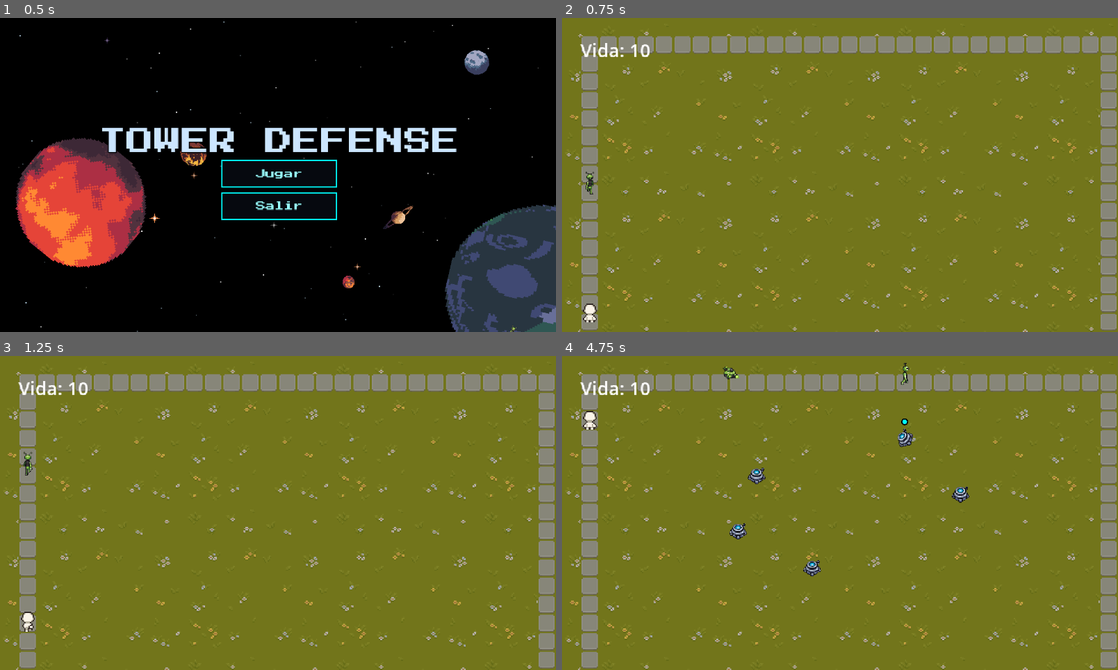
Above: before the commit, frames 1-4 (two rows, left to right).
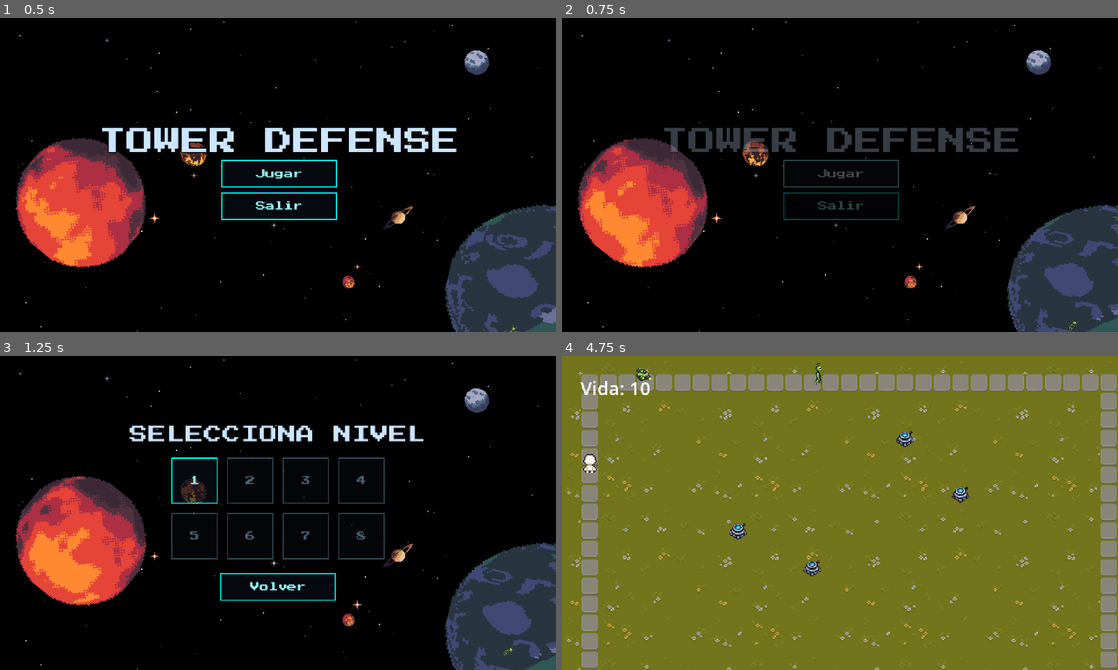
Above: after the commit, the same moments.

Repository: D4MC04/proyecto_dam2b
Game: Godot game, scene res://scenes/main_menu.tscn
Same seed, same stepped clock (60 frames per second), same inputs: the game is played once before the commit and once after it.
Inputs (mouse positions are in pixels of both pictures, inside the frame that each line leads up to):
- Up to frame 1 (0.5 s): no input
- Up to frame 2 (0.75 s): click "Jugar" at 0.5 s
- Up to frame 3 (1.25 s): no input
- Up to frame 4 (4.75 s): click (756, 481) at 1.25 s, where only the run after the commit has a clickable "1"; tap Enter at 2 s; move the mouse to (962, 497) at 2.02 s; tap R every 0.75 s from 2.1 to 4.35 s; click (962, 497) at 2.17 s; move the mouse to (728, 528) at 2.77 s; click (728, 528) at 2.92 s; move the mouse to (895, 443) at 3.52 s; click (895, 443) at 3.67 s; move the mouse to (812, 575) at 4.27 s; click (812, 575) at 4.42 s

Frame 1 is identical in both runs. In frame 2, 100% of the frame differs, in the area x 0-100%, y 0-100%; in frame 3, 100%; in frame 4, 0.7%.

Commit message:
Añadir pantalla de selección de niveles al menú principal
"Jugar" hace un fundido del menú a una rejilla de niveles. Solo el
Nivel 1 está desbloqueado y carga level.tscn; los niveles 2-8 son
casillas bloqueadas de relleno. Botón "Volver" para regresar al menú.
Estilo disabled añadido al tema para las casillas bloqueadas.

Co-Authored-By: Claude Opus 5.5 <noreply@anthropic.com>

Diff:
--- a/assets/ui/menu_theme.tres
+++ b/assets/ui/menu_theme.tres
@@ -26,13 +26,23 @@
 border_width_bottom = 1
 border_color = Color(0, 0.7, 0.75, 1)
 
+[sub_resource type="StyleBoxFlat" id="StyleBoxFlat_disabled"]
+bg_color = Color(0.03, 0.04, 0.06, 0.5)
+border_width_left = 1
+border_width_top = 1
+border_width_right = 1
+border_width_bottom = 1
+border_color = Color(0.2, 0.3, 0.35, 1)
+
 [resource]
 default_font = ExtResource("1_font")
 Button/colors/font_color = Color(0.6, 1, 1, 1)
+Button/colors/font_disabled_color = Color(0.3, 0.4, 0.45, 1)
 Button/colors/font_focus_color = Color(0.6, 1, 1, 1)
 Button/colors/font_hover_color = Color(1, 1, 1, 1)
 Button/colors/font_pressed_color = Color(0, 0.7, 0.75, 1)
 Button/font_sizes/font_size = 8
+Button/styles/disabled = SubResource("StyleBoxFlat_disabled")
 Button/styles/focus = SubResource("StyleBoxFlat_normal")
 Button/styles/hover = SubResource("StyleBoxFlat_hover")
 Button/styles/normal = SubResource("StyleBoxFlat_normal")
--- a/scenes/main_menu.tscn
+++ b/scenes/main_menu.tscn
@@ -61,7 +61,7 @@
 position = Vector2(477.10352, 242.0957)
 rotation = 0.2268928
 scale = Vector2(1.8779294, 1.598086)
-frame_progress = 0.94719
+frame_progress = 0.5244348
 speed_scale = 0.5
 sheet = ExtResource("10_planeta1")
 fps = 3.0
@@ -71,7 +71,7 @@
 position = Vector2(411.52454, 38.20743)
 rotation = 0.46251225
 scale = Vector2(0.47721493, 0.46993628)
-frame_progress = 0.6490512
+frame_progress = 0.8913286
 speed_scale = 0.5
 sheet = ExtResource("7_1ajci")
 fps = 7.0
@@ -81,7 +81,7 @@
 position = Vector2(69.99999, 160.99998)
 rotation = 3.822271
 scale = Vector2(1.5076561, 1.4725642)
-frame_progress = 0.45135924
+frame_progress = 0.06861142
 speed_scale = 0.07
 sheet = ExtResource("9_rcqid")
 fps = 60.0
@@ -91,7 +91,7 @@
 position = Vector2(166.99998, 117.6)
 rotation = 3.822271
 scale = Vector2(0.51869583, 0.47507852)
-frame_progress = 0.24360618
+frame_progress = 0.06861142
 speed_scale = 0.07
 sheet = ExtResource("9_1ajci")
 fps = 60.0
@@ -101,7 +101,7 @@
 position = Vector2(344.00003, 173)
 rotation = 3.132866
 scale = Vector2(0.40685415, 0.3730729)
-frame_progress = 0.12436188
+frame_progress = 0.06861142
 speed_scale = 0.07
 sheet = ExtResource("10_1ajci")
 fps = 60.0
@@ -111,7 +111,7 @@
 position = Vector2(301, 229)
 rotation = 3.132866
 scale = Vector2(0.3549205, 0.3730729)
-frame_progress = 0.17145768
+frame_progress = 0.06861142
 speed_scale = 0.07
 sheet = ExtResource("11_7b55j")
 fps = 60.0
@@ -121,7 +121,7 @@
 texture_filter = 1
 position = Vector2(50.25, 230.75)
 scale = Vector2(0.355, 0.33500007)
-frame_progress = 0.64663225
+frame_progress = 0.83007246
 sheet = ExtResource("12_asteroide1")
 fps = 10.0
 
@@ -167,5 +167,87 @@
 size_flags_horizontal = 4
 text = "Salir"
 
+[node name="Niveles" type="VBoxContainer" parent="."]
+visible = false
+layout_mode = 1
+anchors_preset = 15
+anchor_right = 1.0
+anchor_bottom = 1.0
+grow_horizontal = 2
+grow_vertical = 2
+theme_override_constants/separation = 12
+alignment = 1
+
+[node name="Titulo" type="Label" parent="Niveles"]
+layout_mode = 2
+theme_override_colors/font_color = Color(0.8, 0.9, 1, 1)
+theme_override_colors/font_outline_color = Color(0, 0, 0, 1)
+theme_override_constants/outline_size = 4
+theme_override_font_sizes/font_size = 16
+text = "SELECCIONA NIVEL"
+horizontal_alignment = 1
+
+[node name="Grid" type="GridContainer" parent="Niveles"]
+layout_mode = 2
+size_flags_horizontal = 4
+theme_override_constants/h_separation = 8
+theme_override_constants/v_separation = 8
+columns = 4
+
+[node name="Nivel1" type="Button" parent="Niveles/Grid"]
+custom_minimum_size = Vector2(40, 40)
+layout_mode = 2
+text = "1"
+
+[node name="Nivel2" type="Button" parent="Niveles/Grid"]
+custom_minimum_size = Vector2(40, 40)
+layout_mode = 2
+disabled = true
+text = "2"
+
+[node name="Nivel3" type="Button" parent="Niveles/Grid"]
+custom_minimum_size = Vector2(40, 40)
+layout_mode = 2
+disabled = true
+text = "3"
+
+[node name="Nivel4" type="Button" parent="Niveles/Grid"]
+custom_minimum_size = Vector2(40, 40)
+layout_mode = 2
+disabled = true
+text = "4"
+
+[node name="Nivel5" type="Button" parent="Niveles/Grid"]
+custom_minimum_size = Vector2(40, 40)
+layout_mode = 2
+disabled = true
+text = "5"
+
+[node name="Nivel6" type="Button" parent="Niveles/Grid"]
+custom_minimum_size = Vector2(40, 40)
+layout_mode = 2
+disabled = true
+text = "6"
+
+[node name="Nivel7" type="Button" parent="Niveles/Grid"]
+custom_minimum_size = Vector2(40, 40)
+layout_mode = 2
+disabled = true
+text = "7"
+
+[node name="Nivel8" type="Button" parent="Niveles/Grid"]
+custom_minimum_size = Vector2(40, 40)
+layout_mode = 2
+disabled = true
+text = "8"
+
+[node name="VolverButton" type="Button" parent="Niveles"]
+custom_minimum_size = Vector2(100, 24)
+layout_mode = 2
+size_flags_horizontal = 4
+text = "Volver"
+
 [connection signal="pressed" from="Caja/PlayButton" to="." method="_on_play_button_pressed"]
 [connection signal="pressed" from="Caja/QuitButton" to="." method="_on_quit_button_pressed"]
+[connection signal="pressed" from="Niveles/Grid/Nivel1" to="." method="_on_nivel_1_pressed"]
+[connection signal="pressed" from="Niveles/VolverButton" to="." method="_on_volver_pressed"]
--- a/scripts/main_menu.gd
+++ b/scripts/main_menu.gd
@@ -6,7 +6,22 @@
 	$Background.texture = fondo
 
 func _on_play_button_pressed():
+	_fundido($Caja, $Niveles)
+
+func _on_volver_pressed():
+	_fundido($Niveles, $Caja)
+
+func _on_nivel_1_pressed():
 	get_tree().change_scene_to_file("res://scenes/level.tscn")
 
 func _on_quit_button_pressed():
 	get_tree().quit()
+
+func _fundido(de: Control, a: Control):
+	var t = create_tween()
+	t.tween_property(de, "modulate:a", 0.0, 0.25)
+	t.tween_callback(func():
+		de.hide()
+		a.modulate.a = 0.0
+		a.show())
+	t.tween_property(a, "modulate:a", 1.0, 0.25)
